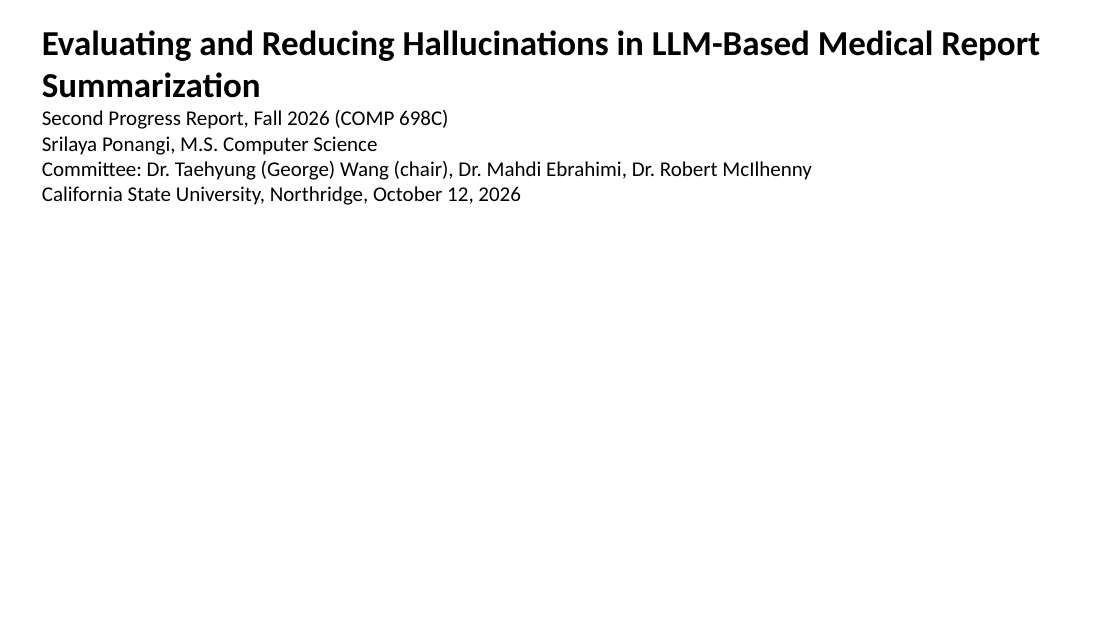
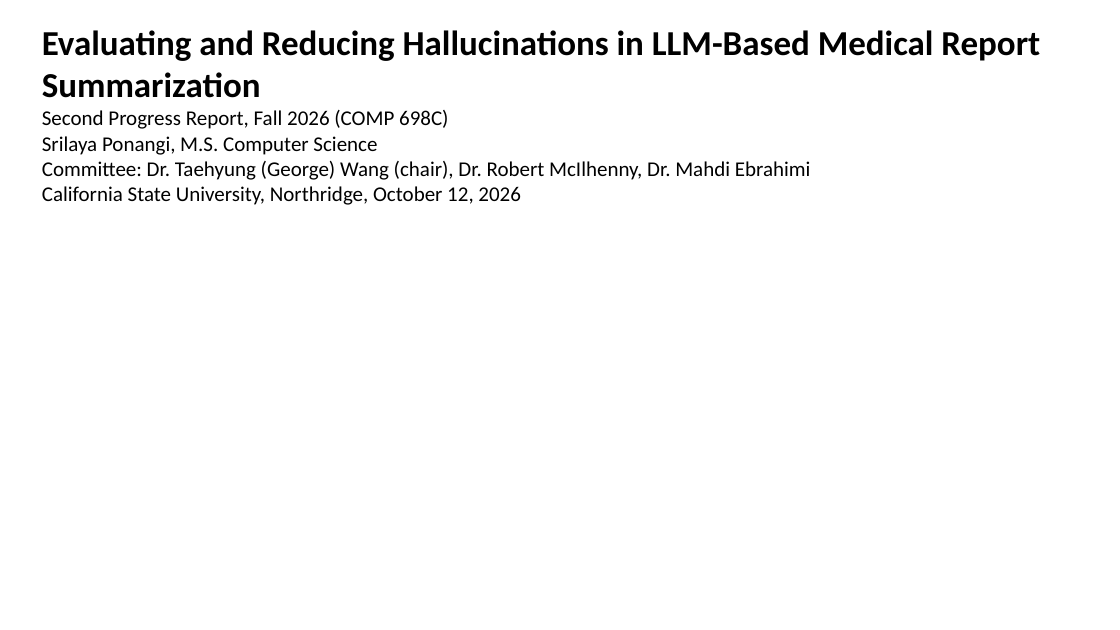
Before and after one commit to slay-a/medical-hallucination-eval, a slide deck: slide 1 of deliverables/Progress_Slides_Fall2026.pptx. Drawn at 1120x630 pixels with LibreOffice and Linux fonts; fonts in the diff are those of the drawing. Boxes give left, top, right and bottom in pixels: in the first picture for what was removed or moved away, otherwise in the second. Text is boxed around its words. In the diff, an @@ line names an element or a change of style, - is before the commit and + after.

Commit message:
List McIlhenny first among the committee members

```diff
--- a/deliverables/Progress_Slides_Fall2026.pptx
+++ b/deliverables/Progress_Slides_Fall2026.pptx
@@ text at <box>42,161,811,180</box>: text changed @@
-Committee: Dr. Taehyung (George) Wang (chair), Dr. Mahdi Ebrahimi, Dr. Robert McIlhenny
+Committee: Dr. Taehyung (George) Wang (chair), Dr. Robert McIlhenny, Dr. Mahdi Ebrahimi
```
Also in this commit, not shown: 1 other slide changed, 3 other files.
